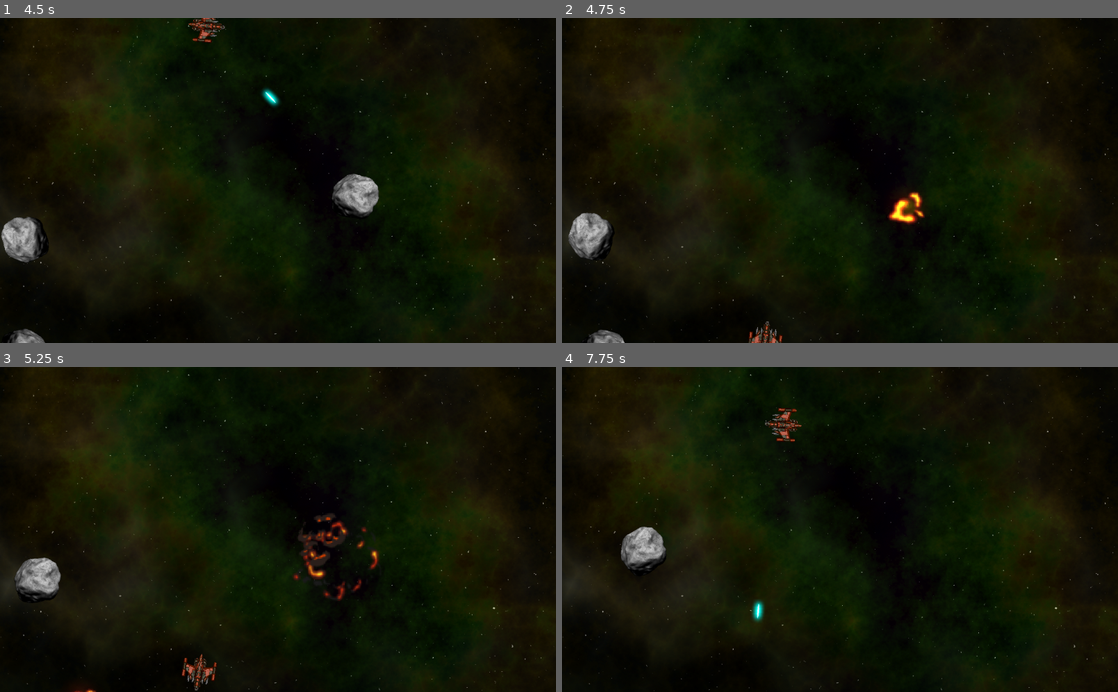
Above: before the commit, frames 1-4 (two rows, left to right).
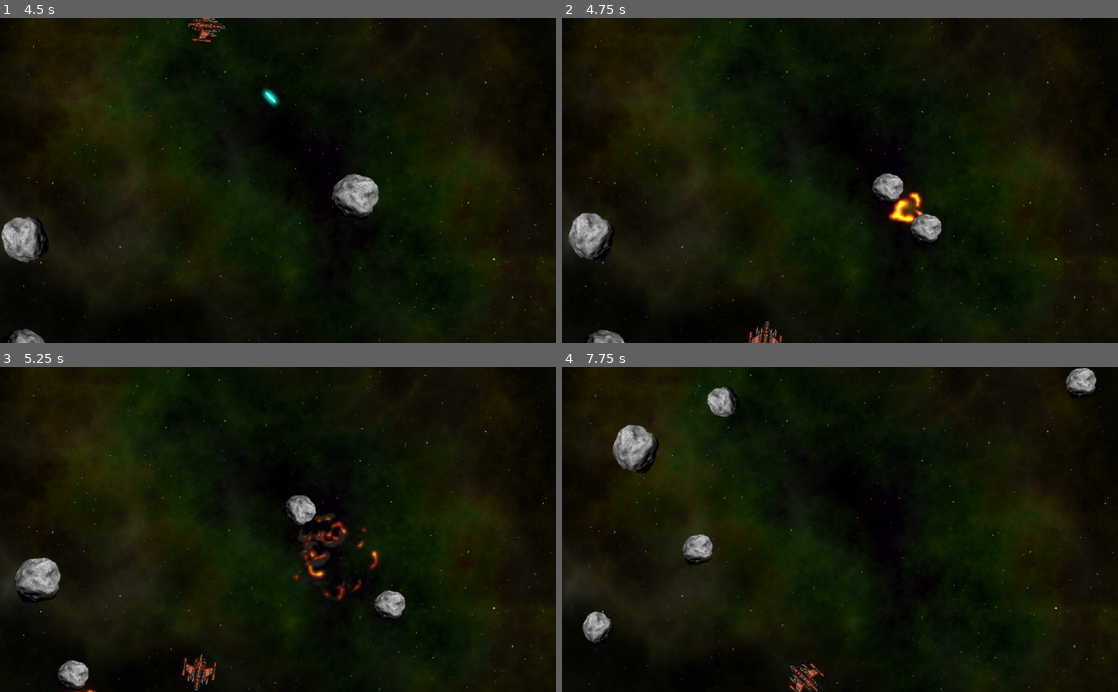
Above: after the commit, the same moments.

Repository: BananaBrainBob/Godot-Projects
Game: Godot game, scene res://Scenes/Main/Main.tscn
Two runs of this game, one before a commit and one after it. Both use one fixed random seed, a clock stepped at 60 frames per second and the inputs below.
Inputs:
- Up to frame 1 (4.5 s): hold Right (rotate_right) 0.53-1.28 s; hold Space (shoot) 0.53-1.28 s; hold A (rotate_left) 1.28-2.03 s; tap Space (shoot) at 1.35, 2.85, 4.35 s; hold Right (rotate_right) 2.03-2.78 s; hold Space (shoot) 2.03-2.78 s; hold Up (thrust) 2.78-3.53 s; hold Space (shoot) 3.53-4.28 s; hold A (rotate_left) from 3.53 s (still down)
- Up to frame 2 (4.75 s): keep holding A (rotate_left)
- Up to frame 3 (5.25 s): keep holding A (rotate_left); hold Space (shoot) from 5.03 s (still down)
- Up to frame 4 (7.75 s): release A (rotate_left) at 5.78 s; release Space (shoot) at 5.78 s; hold Right (rotate_right) 5.78-6.53 s; tap Space (shoot) at 5.85, 7.35 s; hold Up (thrust) 6.53-7.28 s; hold Space (shoot) 6.53-7.28 s; hold Right (rotate_right) from 7.28 s (still down)

Frame 1 is identical in both runs. In frame 2, 0.7% of the frame differs, in the area x 55-69%, y 47-70%; in frame 3, 1.1%; in frame 4, 3.8%, in the area x 3-97%, y 0-100%.

Commit message:
did some stuff

Diff:
--- a/Space Rocks/Scenes/Main/Main.gd
+++ b/Space Rocks/Scenes/Main/Main.gd
@@ -12,15 +12,25 @@
 		spawn_rock(3)
 
 func spawn_rock(size:float,pos= null, vel = null):
-	if pos == null:
+	if !pos:
 		$RockPath/RockSpawn.set_offset(randi())
 		pos = $RockPath/RockSpawn.position
-	if vel == null:
+	if !vel:
 		vel = Vector2(1,0).rotated(rand_range(0,2*PI))* rand_range(100,150)
 	var r = rock.instance()
 	r.screensize = screensize
 	r.start(pos,vel,size)
 	$Rocks.add_child(r)
+	r.connect("exploded",self,"_on_rock_exploded")
+
+func _on_rock_exploded(size, radius, pos, vel):
+	if size <= 1:
+		return
+	for offset in [-1,1]:
+		var dir = (pos - $Player.position).normalized().tangent() * offset
+		var newpos = pos+ dir* radius
+		var newvel = dir*vel.length() * 1.1
+		spawn_rock(size-1,newpos,newvel)
 
 #---received signals---
 func _on_Player_shoot(bullet, pos, dir):
--- a/Space Rocks/Scenes/Rock/Rock.gd
+++ b/Space Rocks/Scenes/Rock/Rock.gd
@@ -23,13 +23,14 @@
 	radius = int($Sprite.texture.get_size().x/2 *scale_factor *size)
 	var shape := CircleShape2D.new()
 	shape.radius = radius
-	$CollisionShape2D.shape = shape
+	$CollisionShape2D.set_deferred("shape",shape)
 	linear_velocity = vel
 	angular_velocity = rand_range(-1.5,1.5)
 	$Explosion.scale = Vector2(0.75,0.75) * size
 
 #/---custom funcs---
 func explode():
+	$CollisionShape2D.set_deferred("Disabled",true)
 	layers = 0
 	$Sprite.hide()
 	$Explosion/AnimationPlayer.play("Explosion")
@@ -50,5 +51,5 @@
 	physics_state.set_transform(xform)
 
 
-func _on_AnimationPlayer_animation_finished(anim_name):
+func _on_AnimationPlayer_animation_finished(_anim_name):
 	queue_free()
--- a/Space Rocks/project.godot
+++ b/Space Rocks/project.godot
@@ -13,6 +13,10 @@
 config/name="Space Rocks"
 run/main_scene="res://Scenes/Main/Main.tscn"
 config/icon="res://Space-Rocks-Icon.png"
+
+[debug]
+
+settings/stdout/print_fps=true
 
 [display]
 
